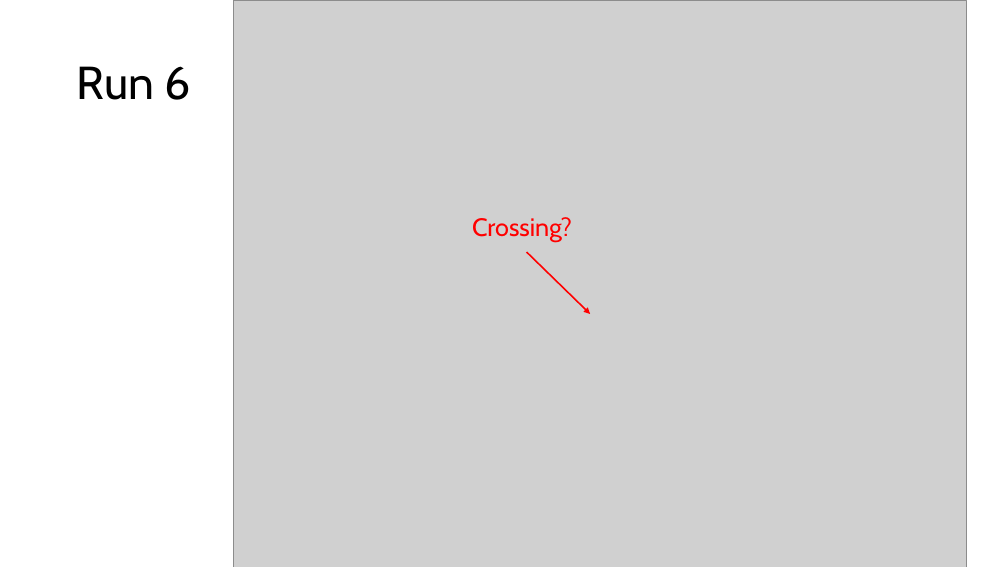
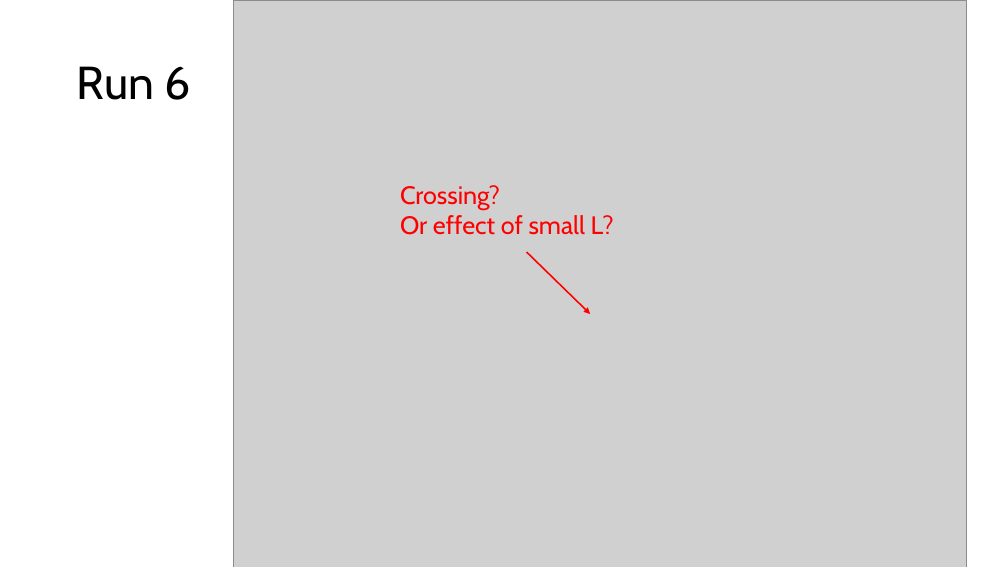
Before and after one commit to DanDan0101/toric-decoder, a slide deck: slide 23 of plots/Plots.pptx. Drawn at 1008x567 pixels with LibreOffice and Linux fonts; fonts in the diff are those of the drawing; grey boxes stand for pictures. Boxes give left, top, right and bottom in pixels: in the first picture for what was removed or moved away, otherwise in the second. Text is boxed around its words. In the diff, an @@ line names an element or a change of style, - is before the commit and + after.

```diff
--- a/plots/Plots.pptx
+++ b/plots/Plots.pptx
@@ text "Crossing?": place and size @@
-text "Crossing?" at box(472, 217, 572, 242)
+text "Crossing?" at box(400, 185, 614, 235)
@@ text at box(400, 215, 614, 235): paragraph added @@
+Or effect of small L?
```
Also in this commit, not shown: 1 slide added, 3 other files.
